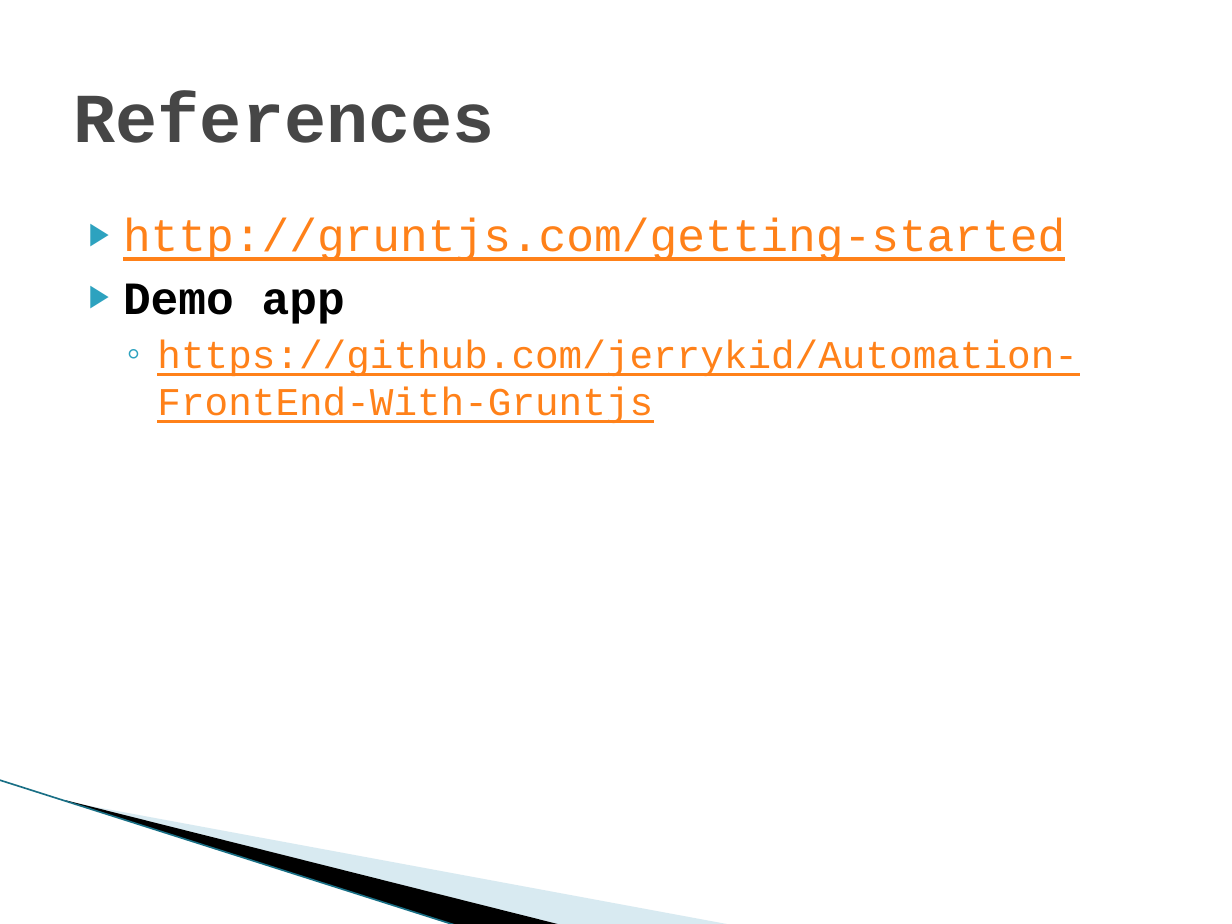
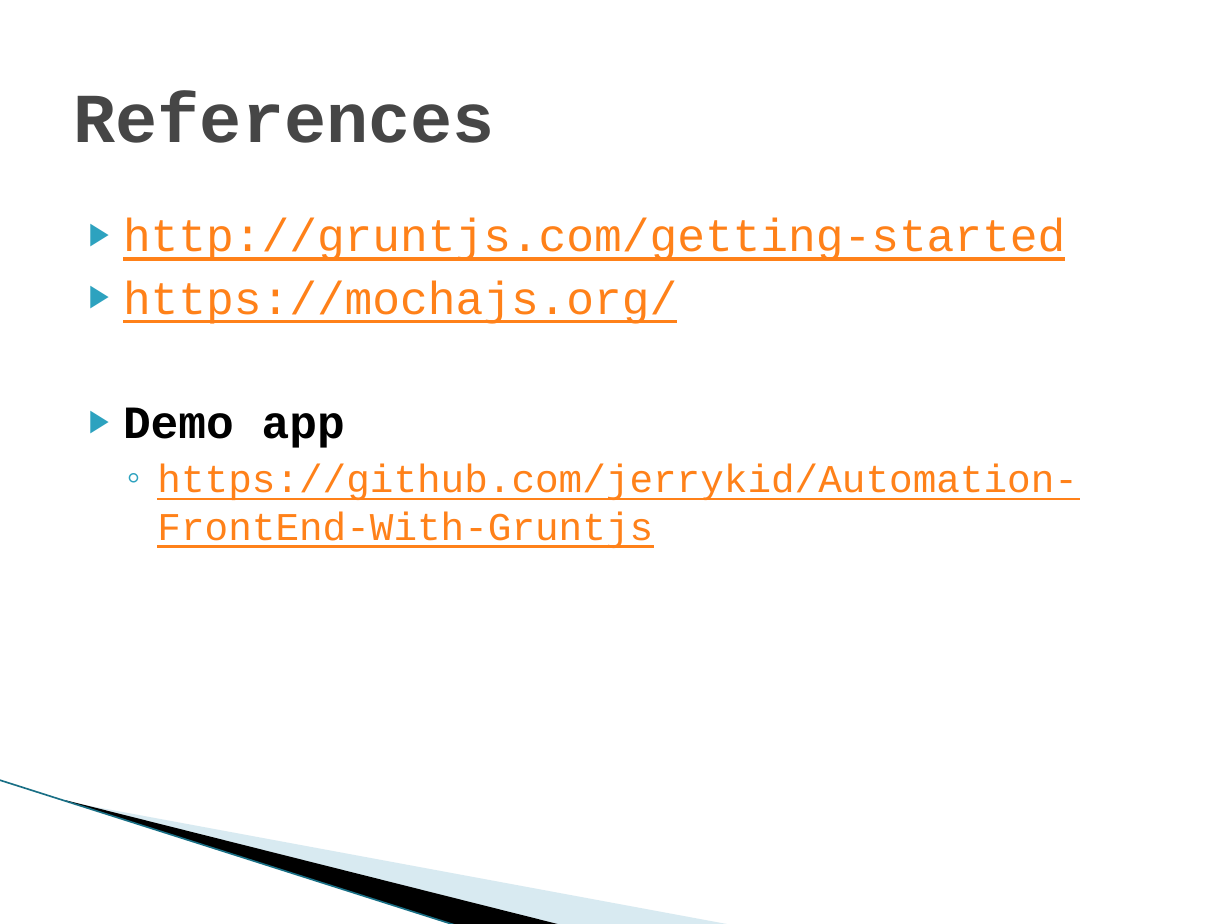
Before and after one commit to jerrykid/Automation-FrontEnd-With-Gruntjs, a slide deck: slide 25 of Automation-FrontEnd-With-Gruntjs.pptx (slide 14 before the commit). Drawn at 1232x924 pixels with LibreOffice and Linux fonts; fonts in the diff are those of the drawing; background and template pictures are left out. Boxes give left, top, right and bottom in pixels: in the first picture for what was removed or moved away, otherwise in the second. Text is boxed around its words. In the diff, an @@ line names an element or a change of style, - is before the commit and + after.

```diff
--- a/Automation-FrontEnd-With-Gruntjs.pptx
+++ b/Automation-FrontEnd-With-Gruntjs.pptx
@@ text at box(123, 281, 677, 324): paragraph added @@
+▶ https://mochajs.org/
```
Also in this commit, not shown: 4 other slides changed, 12 slides added, 1 slide removed, 1 other file.
